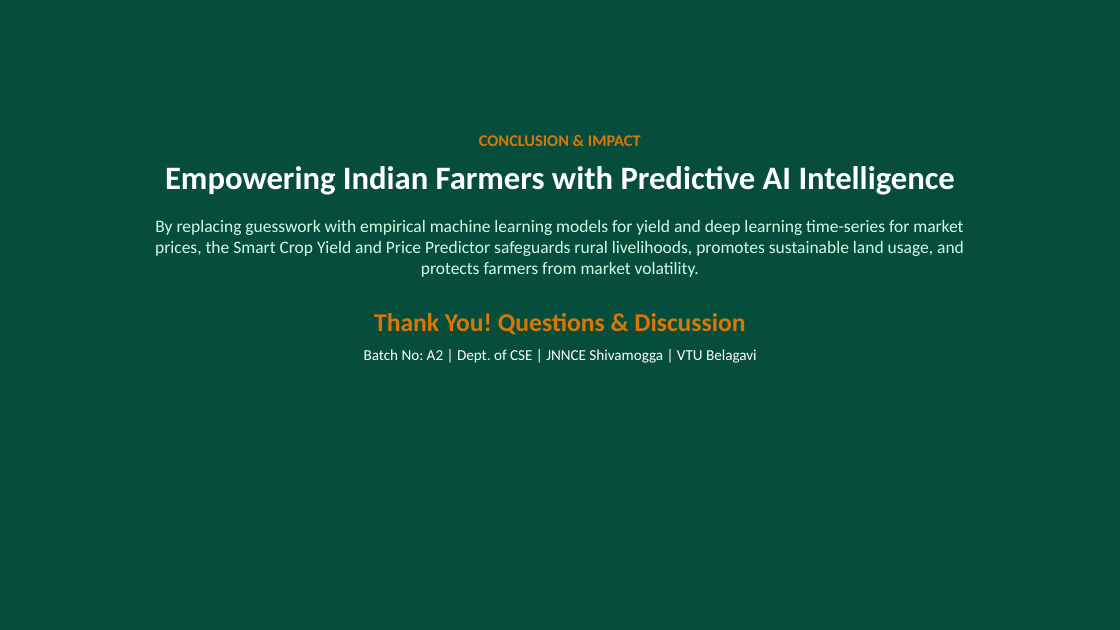
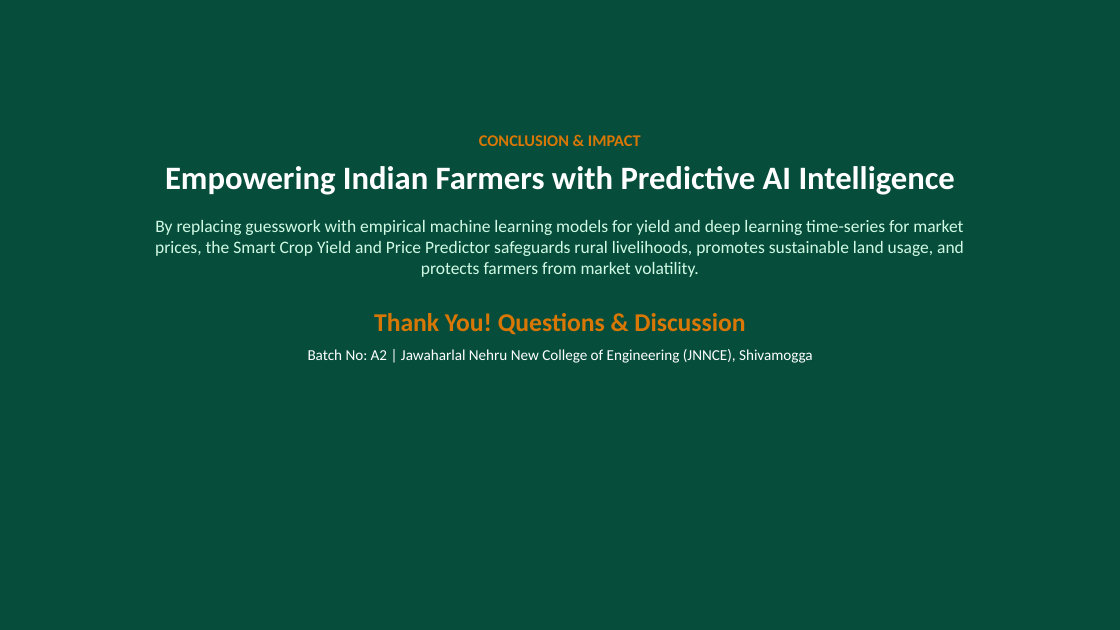
Before and after one commit to deekshithskuppal/crop-prize-, a slide deck: slide 10 of Smart_Crop_Predictor_Presentation.pptx. Drawn at 1120x630 pixels with LibreOffice and Linux fonts; fonts in the diff are those of the drawing. Boxes give left, top, right and bottom in pixels: in the first picture for what was removed or moved away, otherwise in the second. Text is boxed around its words. In the diff, an @@ line names an element or a change of style, - is before the commit and + after.

Commit message:
Remove VTU Belagavi and Department of CSE branding references across application, modal, card, and presentation

```diff
--- a/Smart_Crop_Predictor_Presentation.pptx
+++ b/Smart_Crop_Predictor_Presentation.pptx
@@ text at box(308, 349, 813, 363): text changed @@
-Batch No: A2 | Dept. of CSE | JNNCE Shivamogga | VTU Belagavi
+Batch No: A2 | Jawaharlal Nehru New College of Engineering (JNNCE), Shivamogga
```
Also in this commit, not shown: 1 other slide changed, 7 other files.
